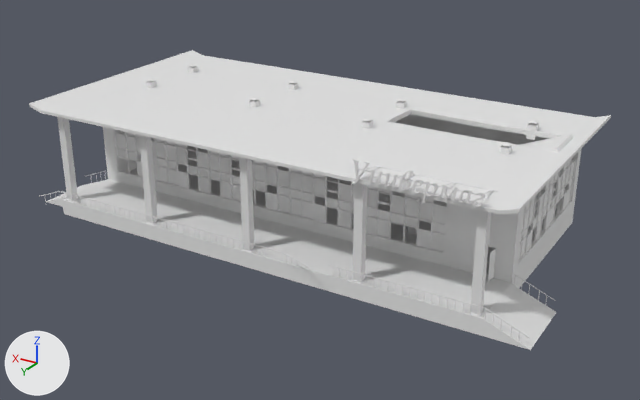
Two versions of the FBX model Assets/Addons/Buildings_Pack/Buildings_Pack_Models/Store_02.FBX, one commit apart.
Rendered twice from a camera (50 mm lens) standing at (-33.7, 55.3, 24.3) and looking at (-1.2, 1.0, -2.8). Every picture has the same lights, and +X, +Y and +Z are marked at lower left. Materials are left out; every surface is plain grey. Where no turn or scale is listed for an object, it has been applied to the vertices.

Script lines for the objects in view, before the commit:
```python
me_mesh = bpy.data.meshes.new('Mesh')
me_mesh.from_pydata(...)  # 208 vertices, 341 faces; spans x -21.1..21.1, y -10.1..10.1, z -4.6..4.6
# faces by material slot: [79, 22, 64, 13, 135, 28]
me_mesh.materials.append(mat_store2_01)
me_mesh.materials.append(mat_store2_02)
me_mesh.materials.append(mat_store2_04)
me_mesh.materials.append(mat_store2_05)
me_mesh.materials.append(mat_store2_06)
me_mesh.materials.append(mat_store2_07)
me_mesh_001 = bpy.data.meshes.new('Mesh.001')
me_mesh_001.from_pydata(...)  # 1062 vertices, 2064 faces; spans x -4.35..4.35, y -1.38..1.38, z -0.97..0.97
me_mesh_001.materials.append(mat_store2_07)
me_mesh_008 = bpy.data.meshes.new('Mesh.008')
me_mesh_008.from_pydata(...)  # 1808 vertices, 452 faces; spans x -17.2..17.2, y -6.9..6.9, z -3.6..3.6
me_mesh_008.materials.append(mat_store2_03_opacity)
ob_big_store_01 = bpy.data.objects.new('Big_Store_01', me_mesh)
ob_big_store_01.location = (0.0, -0.05, -0.51)
ob_big_store_01_glass = bpy.data.objects.new('Big_Store_01_Glass', me_mesh_008)
ob_big_store_01_glass.location = (-0.5, -2.8, -0.26)
ob_big_store_01_text = bpy.data.objects.new('Big_Store_01_Text', me_mesh_001)
ob_big_store_01_text.location = (-13.32, 8.83, 4.13)
# also in view: 'Big_Store_01_Windows' at (-0.5, -2.8, -0.2); 'Big_Store_01_Rail' at (-0.2, 0.6, -2.2); 'Magazin_Vents' at (0.0, -2.2, 3.8)
```
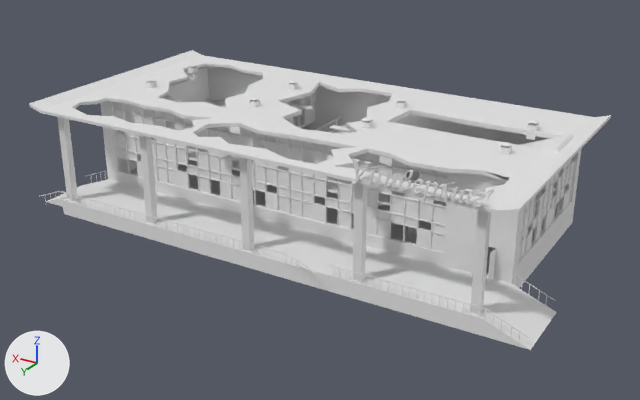
The newer file is also turned or shifted as a whole; pictures and numbers use the older file's frame.

Location of each change, [x1, y1, x2, y2] in pixels of the pictures (640 x 400 px):
part 1 of me_mesh, built on: after [42, 55, 591, 210]

Diff of the bpy script that builds the scene:
```diff
--- a/Assets/Addons/Buildings_Pack/Buildings_Pack_Models/Store_02.FBX.py
+++ b/Assets/Addons/Buildings_Pack/Buildings_Pack_Models/Store_02.FBX.py
@@ me_mesh @@
 # used by ob_big_store_01; location = (0.0, -0.05, -0.51)
-me_mesh.from_pydata(...)  # 208 vertices, 341 faces; spans x -21.1..21.1, y -10.1..10.1, z -4.6..4.6
+me_mesh.from_pydata(...)  # 458 vertices, 783 faces; spans x -21.1..21.1, y -10.1..10.1, z -4.6..4.6
+# me_mesh part 1: 1 vertex removed from x -17.0, y 8.7, z 4.0; 263 vertices added at x -17.4..17.5, y -8.5..9.2, z 3.0..4.2
```
